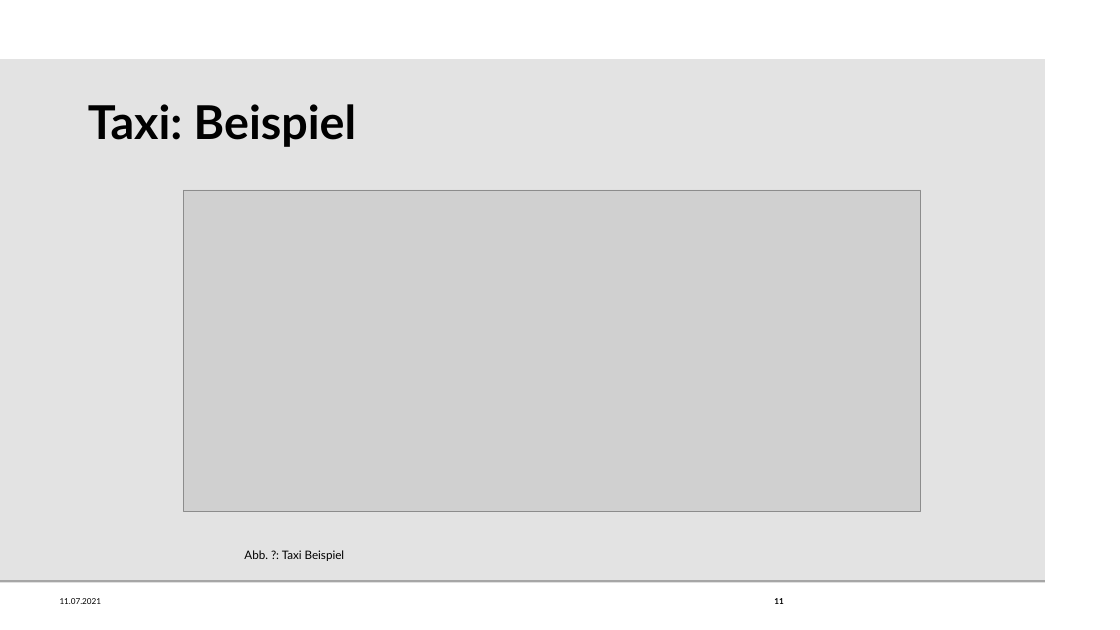
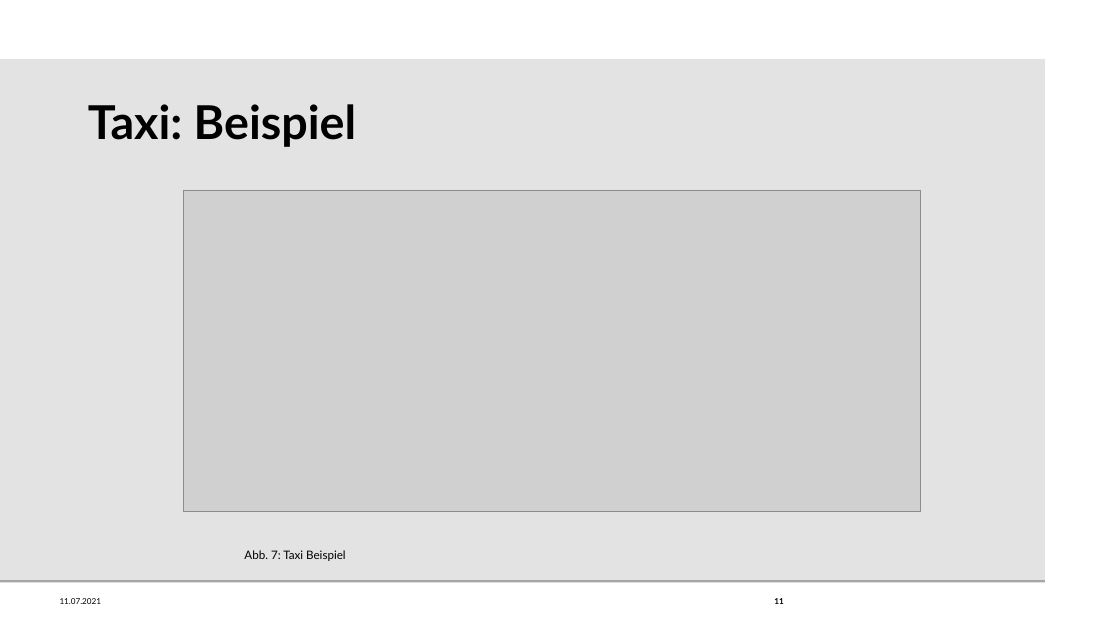
Before and after one commit to elehshl/mqtt_exercise_2021, a slide deck: slide 11 of presentation/MQTT_Exercise.odp. Drawn at 1120x630 pixels with LibreOffice and Linux fonts; fonts in the diff are those of the drawing; grey boxes stand for pictures; background and template pictures are left out. Boxes give left, top, right and bottom in pixels: in the first picture for what was removed or moved away, otherwise in the second. Text is boxed around its words. In the diff, an @@ line names an element or a change of style, - is before the commit and + after.

```diff
--- a/presentation/MQTT_Exercise.odp
+++ b/presentation/MQTT_Exercise.odp
@@ text at <box>244,550,346,561</box>: text changed @@
-Abb. ?: Taxi Beispiel
+Abb. 7: Taxi Beispiel
```
Also in this commit, not shown: 4 other slides changed.
